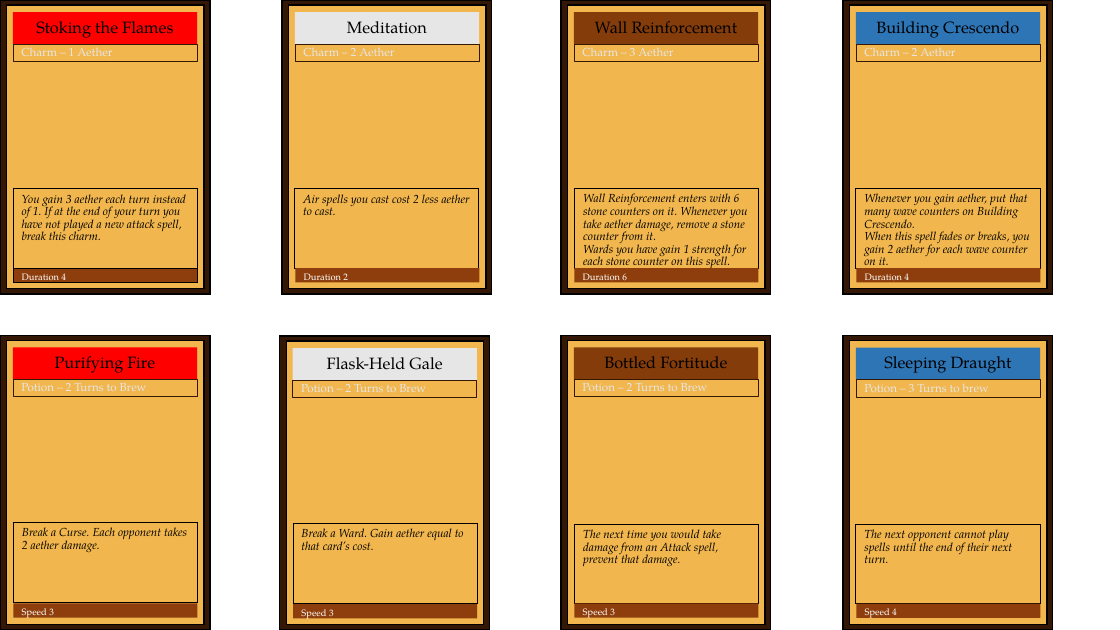
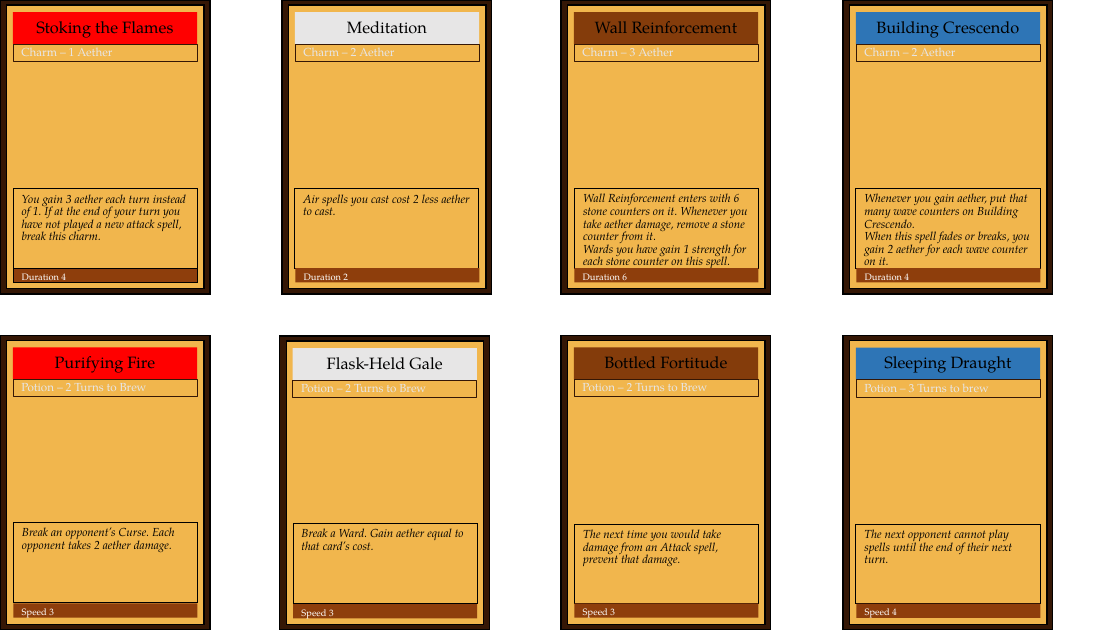
Before and after one commit to TheSimicSlaw/Ubiquitous-Computing-Project---Spellbook-Duels, a slide deck: slide 2 of Reference Files/spellbook duels cards v3.2.pptx. Drawn at 1120x630 pixels with LibreOffice and Linux fonts; fonts in the diff are those of the drawing. Boxes give left, top, right and bottom in pixels: in the first picture for what was removed or moved away, otherwise in the second. Text is boxed around its words. In the diff, an @@ line names an element or a change of style, - is before the commit and + after.

```diff
--- a/Reference Files/spellbook duels cards v3.2.pptx
+++ b/Reference Files/spellbook duels cards v3.2.pptx
@@ text at <box>22,527,175,553</box>: text changed @@
-Break a Curse. Each opponent takes 2 aether damage.
+Break an opponent’s Curse. Each opponent takes 2 aether damage.
```
Also in this commit, not shown: 8 other files.
